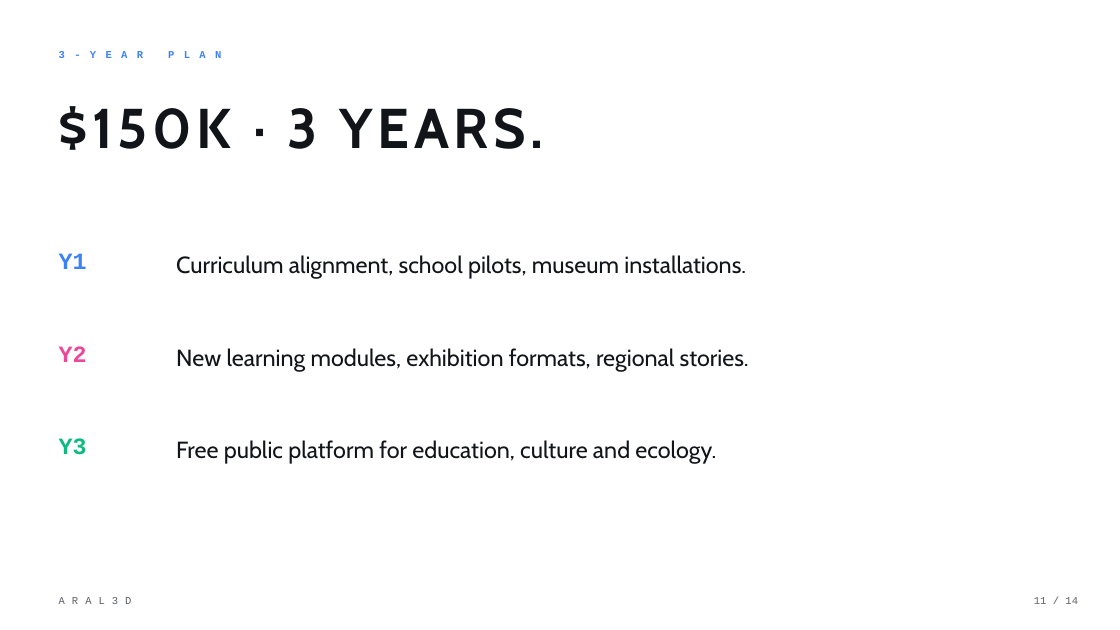
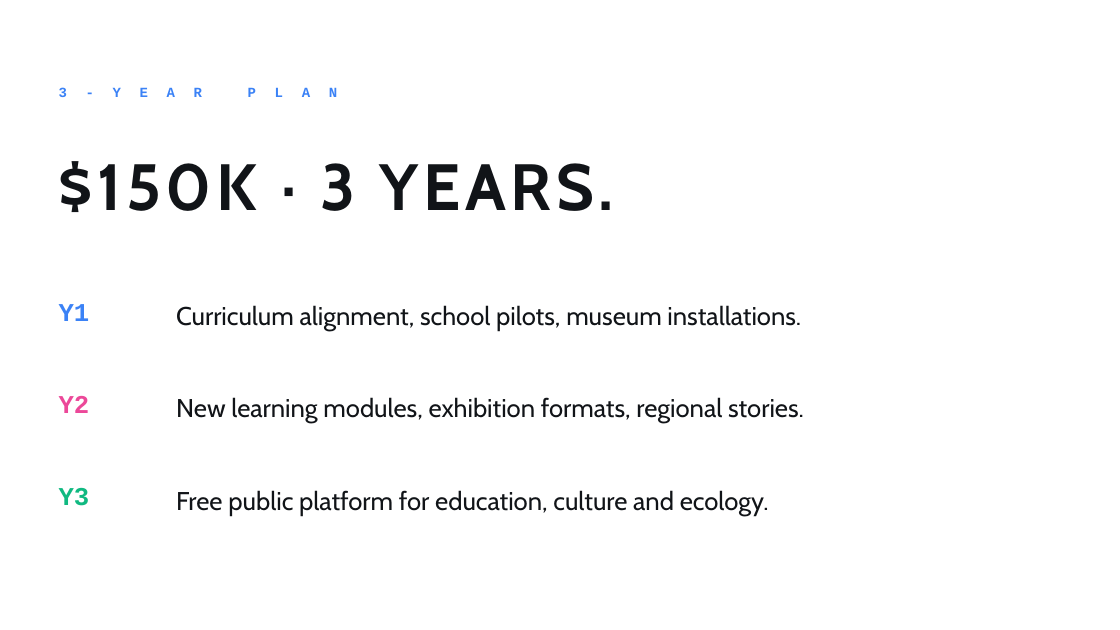
Before and after one commit to timateus/aral3d, a slide deck: slide 11 of public/aral3d-presentation.pptx. Drawn at 1120x630 pixels with LibreOffice and Linux fonts; fonts in the diff are those of the drawing. Boxes give left, top, right and bottom in pixels: in the first picture for what was removed or moved away, otherwise in the second. Text is boxed around its words. In the diff, an @@ line names an element or a change of style, - is before the commit and + after.

```diff
--- a/public/aral3d-presentation.pptx
+++ b/public/aral3d-presentation.pptx
@@ text "3-YEAR PLAN": place and size @@
-text "3-YEAR PLAN" at [59, 51, 65, 58]
+text "3-YEAR PLAN" at [59, 87, 67, 97]
@@ text "3-YEAR PLAN" at [59, 87, 67, 97]: size 9 to 12 pt, letter spacing 8 to 16 pt @@
@@ text "$150K · 3 YEARS.": place and size @@
-text "$150K · 3 YEARS." at [59, 106, 544, 150]
+text "$150K · 3 YEARS." at [59, 161, 614, 212]
@@ text "$150K · 3 YEARS." at [59, 161, 614, 212]: size 48 to 56 pt @@
@@ 6 texts: place and size @@
-6 texts at [59, 253, 749, 464]
+6 texts at [59, 304, 804, 515]
@@ size 20 to 22 pt in 6 elements at [59, 304, 90, 321], [176, 305, 801, 330], [59, 396, 90, 413], [176, 397, 804, 423], [59, 488, 90, 506], [176, 490, 769, 515] @@
@@ text removed at [50, 588, 555, 613] @@
-ARAL3D
@@ text removed at [1034, 597, 1078, 604] @@
-11 / 14
```
Also in this commit, not shown: 9 other slides changed, 5 slides added, 4 slides removed, 16 other files.
